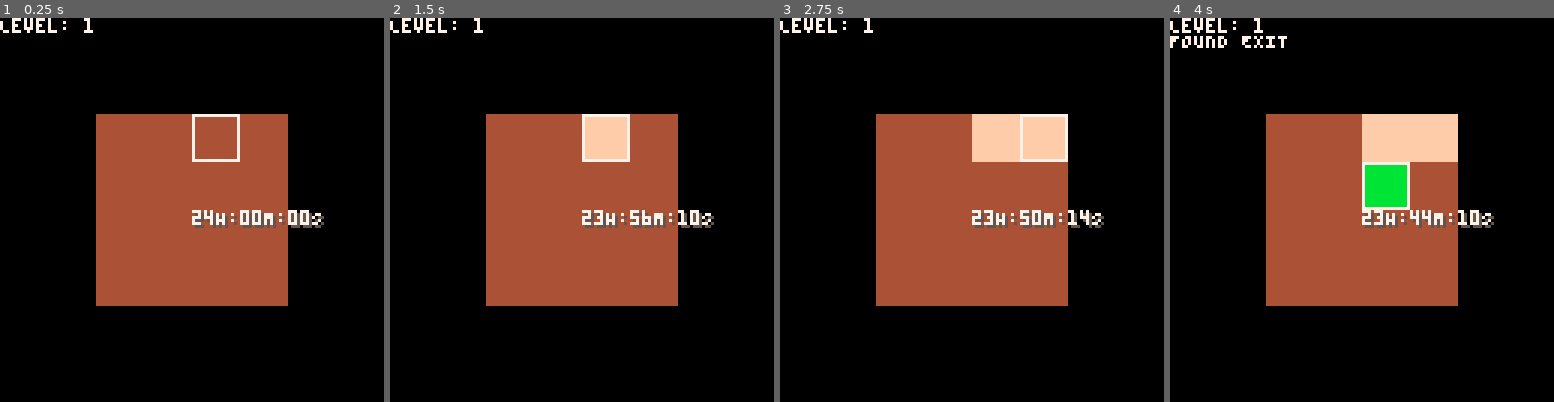
Above: before the commit, frames 1-4 (left to right).
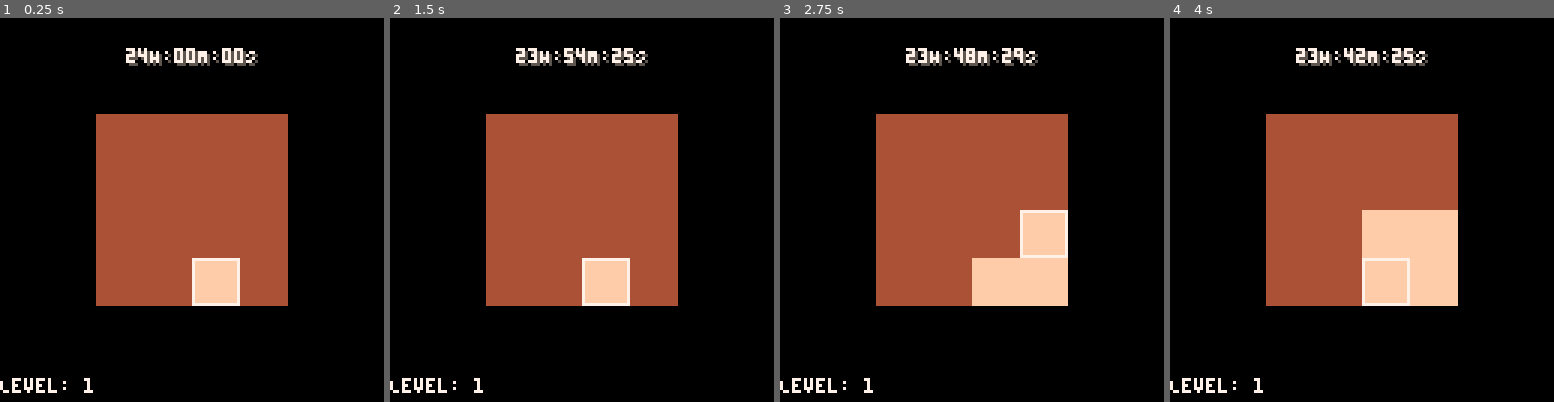
Above: after the commit, the same moments.

Repository: scottnm/collards.p8
Game: PICO-8 cartridge collards.p8
The game is run twice, just before and just after one commit, with the same random seed, the same clock (stepped at 60 frames per second) and the same inputs.
Inputs:
- Up to frame 1 (0.25 s): no input
- Up to frame 2 (1.5 s): tap X (X key) at 0.33, 1.07 s; tap O (Z key) at 0.7 s
- Up to frame 3 (2.75 s): hold Right 1.6-2.1 s; tap O (Z key) at 1.7, 2.1, 2.5 s; tap X (X key) at 1.85 s; hold Up 2.15-2.42 s; hold Right from 2.47 s (still down)
- Up to frame 4 (4 s): tap O (Z key) at 2.9, 3.3, 3.7 s; tap X (X key) at 2.97 s; release Right at 3.03 s; hold Left 3.08-3.58 s; hold Down 3.63-3.97 s

The runs differ from the first frame. In frame 1, 4.7% of the frame differs, in the area x 0-85%, y 0-98%; in frame 2, 5.8%; in frame 3, 10%; in frame 4, 13%.

Commit message:
This change adds traps to the layers
Additional changes:
- when you die start at the top and retraverse through the previous
  layers

Diff:
--- a/main.lua
+++ b/main.lua
@@ -3,6 +3,7 @@
 TileType = {
     Empty = 1,
     Finish = 2,
+    Trap = 3,
 }
 
 -- constants
@@ -15,18 +16,19 @@
 end
 
 -- global variables
-g_level = nil
-g_map_size = nil
+g_maps = nil
 g_map = nil
 g_player_pos = nil
 g_input = nil
 g_player_found_exit_timer = nil
+g_player_respawn_timer = nil
 g_ingame_timer = nil
 
 function _init()
-    g_ingame_timer = make_timer()
-    -- noop
-    advance_level()
+    g_ingame_timer = make_ui_timer()
+
+    g_maps = {}
+    move_to_level(1)
 end
 
 function _update()
@@ -38,36 +40,53 @@
 
     -- handle the block state
     if g_player_found_exit_timer != nil then
-        g_player_found_exit_timer += 1
-        if g_player_found_exit_timer >= 60 then -- 2 seconds
+        g_player_found_exit_timer.update()
+        if g_player_found_exit_timer.done() then
             g_player_found_exit_timer = nil
-            advance_level()
-        end
-        return
-    end
-
+            move_to_level(g_map.level_id + 1)
+        end
+        return
+    elseif g_player_respawn_timer != nil then
+        g_player_respawn_timer.update()
+        if g_player_respawn_timer.done() then
+            g_player_respawn_timer = nil
+            move_to_level(1)
+        end
+        return
+    end
+
+    move_player(g_input)
+
+    local player_tile = g_map.cells[g_player_pos.y][g_player_pos.x]
+
+    -- potentially flip the player tile
     if g_input.btn_o and g_input.btn_o_change then
-        -- flip the player tile
-        flip_player_tile()
-    end
-
-    move_player(g_input)
+        player_tile.visible = true
+    end
+
+    if player_tile.visible then
+        if player_tile.type == TileType.Finish then
+            g_player_found_exit_timer = make_ingame_timer(60)
+        elseif player_tile.type == TileType.Trap then
+            g_player_respawn_timer = make_ingame_timer(60)
+        end
+    end
 end
 
 function _draw()
     cls(Colors.BLACK)
 
     -- draw the tiles
-    local map_pixel_width = g_map_size.width * TILE_SIZE()
-    local map_pixel_height = g_map_size.height * TILE_SIZE()
+    local map_pixel_width = g_map.width * TILE_SIZE()
+    local map_pixel_height = g_map.height * TILE_SIZE()
     -- offsets to draw the map in the center of the board
     local pixel_row_offset = flr((SCREEN_SIZE() - map_pixel_height) / 2)
     local pixel_col_offset = flr((SCREEN_SIZE() - map_pixel_width) / 2)
 
     -- draw base map
-    for row=0,g_map_size.height-1 do
-        for col=0,g_map_size.width-1 do
-            local tile = g_map[row+1][col+1]
+    for row=0,g_map.height-1 do
+        for col=0,g_map.width-1 do
+            local tile = g_map.cells[row+1][col+1]
             local tile_x0 = col * TILE_SIZE() + pixel_col_offset
             local tile_x1 = tile_x0 + TILE_SIZE() - 1
             local tile_y0 = row * TILE_SIZE() + pixel_row_offset
@@ -85,56 +104,92 @@
     rect(player_tile_x0, player_tile_y0, player_tile_x1, player_tile_y1, Colors.White)
 
     -- print the level
-    print("Level: "..g_level, 0, 0)
+    print("Level: "..g_map.level_id, 0, 120)
     if g_player_found_exit_timer != nil then
-        print("FOUND EXIT", 0, 5)
+        print("FOUND EXIT", 100, 120)
+    elseif g_player_respawn_timer != nil then
+        print("DIED", 100, 120)
     end
 
     g_ingame_timer.draw()
 end
 
-function advance_level()
-    -- update the level
-    if g_level != nil then
-        g_level += 1
-    else
-        g_level = 1
-    end
+function move_to_level(next_level)
+    -- if we've already visited this level, use it rather than generating a new level
+    if g_maps[next_level] != nil then
+        g_map = g_maps[next_level]
+        g_player_pos = copy_pos(g_map.player_start)
+        return
+    end
+
+    -- generate a new map
+    local next_map = {}
+    next_map.level_id = next_level
 
     -- update the map size
-    if g_map_size != nil then
-        g_map_size.width = min(g_map_size.width + 1, MAX_TILE_LINE())
-        g_map_size.height = min(g_map_size.height + 1, MAX_TILE_LINE())
-    else
-        g_map_size = { width = 4, height = 4 }
+    if g_maps[next_level - 1] != nil then
+        local prev_map = g_maps[next_level - 1]
+        next_map.width =  min(prev_map.width + 1, MAX_TILE_LINE())
+        next_map.height = min(prev_map.height + 1, MAX_TILE_LINE())
+    else
+        next_map.width = 4
+        next_map.height = 4
     end
 
     -- generate the map
-    g_map = {}
-    for row=1,g_map_size.height do
-        add(g_map, {})
-        for col=1,g_map_size.width do
-            add(g_map[row], generate_tile())
-        end
-    end
+    next_map.cells = {}
+    for row=1,next_map.height do
+        add(next_map.cells, {})
+        for col=1,next_map.width do
+            add(next_map.cells[row], generate_rnd_tile())
+        end
+    end
+
+    -- generate the player start position
+    next_map.player_start = select_random_empty_map_position(next_map)
+    next_map.cells[next_map.player_start.y][next_map.player_start.x] = make_tile(true, TileType.Empty)
+
+    -- place the finish
+    local finish_point = select_random_empty_map_position(next_map)
+    next_map.cells[finish_point.y][finish_point.x] = make_tile(false, TileType.Finish)
+
+    g_maps[next_level] = next_map
+    g_map = next_map
 
     -- place the player
-    g_player_pos = generate_random_map_position()
-
-    -- place the finish
-    local finish_point = generate_random_map_position()
-    g_map[finish_point.y][finish_point.x].type = TileType.Finish
-end
-
-function generate_tile()
-    -- TODO: actually generate interesting tiles. For now just generate empty/safe tiles
-    return { visible = false, type = TileType.Empty }
-end
-
-function generate_random_map_position()
-    local x = rnd_incrange(1, g_map_size.width)
-    local y = rnd_incrange(1, g_map_size.height)
-    return { x = x, y = y }
+    g_player_pos = next_map.player_start
+    g_player_pos = copy_pos(next_map.player_start)
+end
+
+function generate_rnd_tile()
+    -- TODO: better tile generation (or maybe using predefined maps?)
+    if rnd() < 0.3 then
+        return make_tile(false, TileType.Trap)
+    else
+        return make_tile(false, TileType.Empty)
+    end
+
+end
+
+function make_tile(visible, tile_type)
+    return { visible = visible, type = tile_type }
+end
+
+function select_random_empty_map_position(map)
+    local choice_cnt = 0
+    local choices = {}
+    for y=1,map.height do
+        for x=1,map.width do
+            local tile = map.cells[y][x]
+            if tile.type == TileType.Empty then
+                add(choices, { x = x, y = y })
+                choice_cnt += 1
+            end
+        end
+    end
+
+    local rnd_choice_index = rnd_incrange(1, choice_cnt)
+    return choices[rnd_choice_index]
 end
 
 function get_tile_color(tile)
@@ -143,24 +198,13 @@
             return Colors.Tan
         elseif tile.type == TileType.Finish then
             return Colors.LightGreen
+        elseif tile.type == TileType.Trap then
+            return Colors.Red
         else
             return nil
         end
     else
         return Colors.Brown
-    end
-end
-
-function flip_player_tile()
-    local tile = g_map[g_player_pos.y][g_player_pos.x]
-    if tile.visible then
-        -- tile already visible. do nothing
-        return
-    end
-
-    tile.visible = true
-    if tile.type == TileType.Finish then
-        g_player_found_exit_timer = 0
     end
 end
 
@@ -178,6 +222,10 @@
         return
     end
 
-    g_player_pos.x = clamp(1, g_player_pos.x + movement.x, g_map_size.width)
-    g_player_pos.y = clamp(1, g_player_pos.y + movement.y, g_map_size.height)
-end
+    g_player_pos.x = clamp(1, g_player_pos.x + movement.x, g_map.width)
+    g_player_pos.y = clamp(1, g_player_pos.y + movement.y, g_map.height)
+end
+
+function copy_pos(pos)
+    return { x = pos.x, y = pos.y }
+end
--- a/timer.lua
+++ b/timer.lua
@@ -1,6 +1,27 @@
--- timer.lua - UI timers
+-- timer.lua - timers
 
-function make_timer()
+function make_ingame_timer(num_frames)
+    local self = {
+        frames_left = num_frames
+    }
+
+    local update = function()
+        if self.frames_left != 0 then
+            self.frames_left -= 1
+        end
+    end
+
+    local done = function()
+        return self.frames_left == 0
+    end
+
+    return {
+        update = update,
+        done = done
+    }
+end
+
+function make_ui_timer()
     local self = {
         timer_blink = 0,
         timer_blink_period = 25,
@@ -45,9 +66,18 @@
     end
 
     local update_timer = function (input)
-        if input.btn_o and input.btn_o_change and self.real_time_ticks == nil then
-            self.real_time_ticks = 0
-            self.timer_blink = nil
+        if self.real_time_ticks == nil then
+            local any_btn_change = (input.btn_left_change or
+               input.btn_right_change or
+               input.btn_up_change or
+               input.btn_down_change or
+               input.btn_o_change or
+               input.btn_x_change)
+
+            if any_btn_change then
+                self.real_time_ticks = 0
+                self.timer_blink = nil
+            end
         end
 
         if self.timer_blink != nil then
@@ -69,8 +99,8 @@
         if not hide_timer_for_blink then
             local should_flash = should_flash_time(self.real_time_ticks)
             local text_color = Colors.White
-            local text_pos_x = 64
-            local text_pos_y = 64
+            local text_pos_x = 42
+            local text_pos_y = 10
             if should_flash and (blink_state == nil) then
                 text_color = Colors.Yellow
                 -- add shake to timer
--- a/utils.lua
+++ b/utils.lua
@@ -23,6 +23,11 @@
 -- pico8 constants
 function SCREEN_SIZE()
     return 128
+end
+
+-- generate a random int from within a range inclusive
+function rnd_incrange(lower, upper)
+    return flr(rnd(upper - lower)) + lower
 end
 
 -- generate a random int from within a range inclusive
